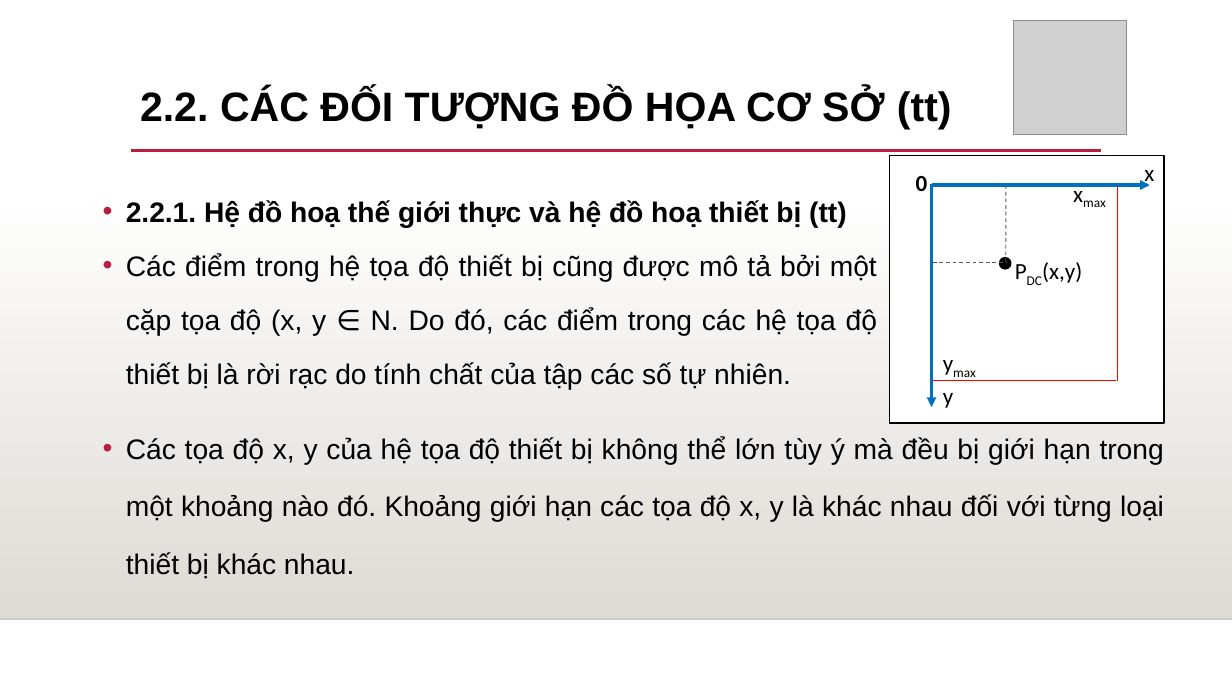
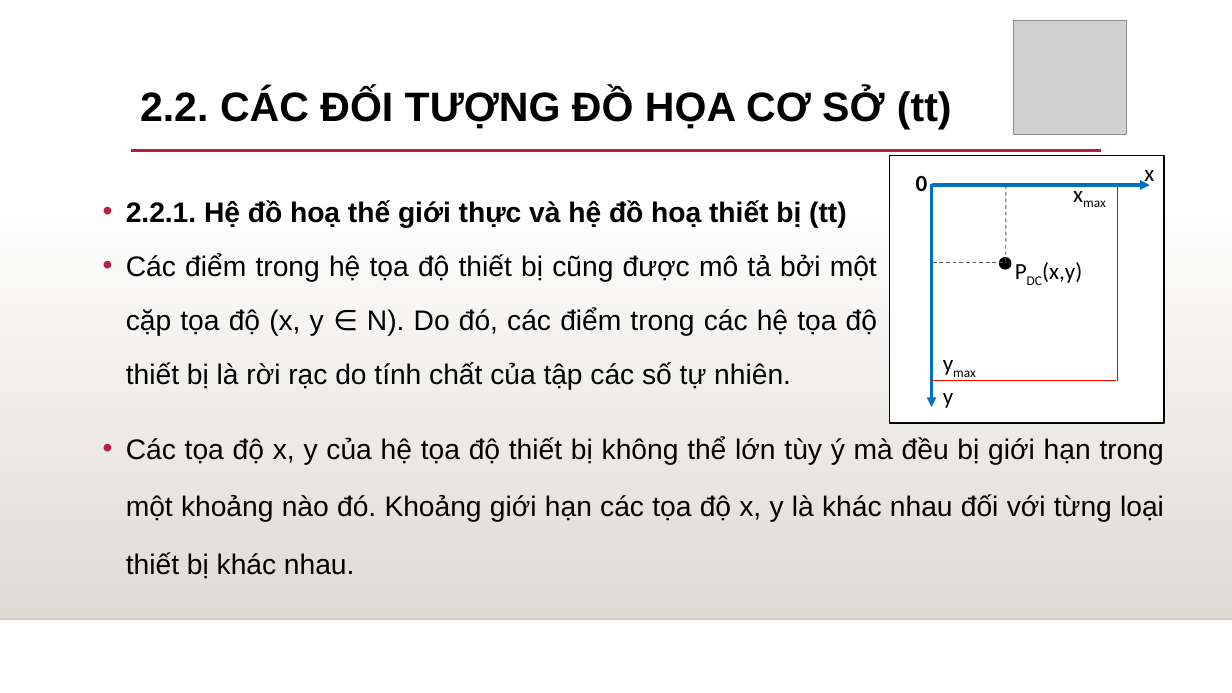
Before and after one commit to thinhdoanvu/ComputerGraphics, a slide deck: slide 5 of GiangThu_2019.pptx. Drawn at 1232x693 pixels with LibreOffice and Linux fonts; fonts in the diff are those of the drawing; grey boxes stand for pictures; background and template pictures are left out. Boxes give left, top, right and bottom in pixels: in the first picture for what was removed or moved away, otherwise in the second. Text is boxed around its words. In the diff, an @@ line names an element or a change of style, - is before the commit and + after.

```diff
--- a/GiangThu_2019.pptx
+++ b/GiangThu_2019.pptx
@@ text at (126,254,877,390): text changed @@
-• Các điểm trong hệ tọa độ thiết bị cũng được mô tả bởi một cặp tọa độ (x, y ∈ N. Do đó, các điểm trong các hệ tọa độ thiết bị là rời rạc do tính chất của tập các số tự nhiên.
+• Các điểm trong hệ tọa độ thiết bị cũng được mô tả bởi một cặp tọa độ (x, y ∈ N). Do đó, các điểm trong các hệ tọa độ thiết bị là rời rạc do tính chất của tập các số tự nhiên.
```
Also in this commit, not shown: 7 other slides changed.
